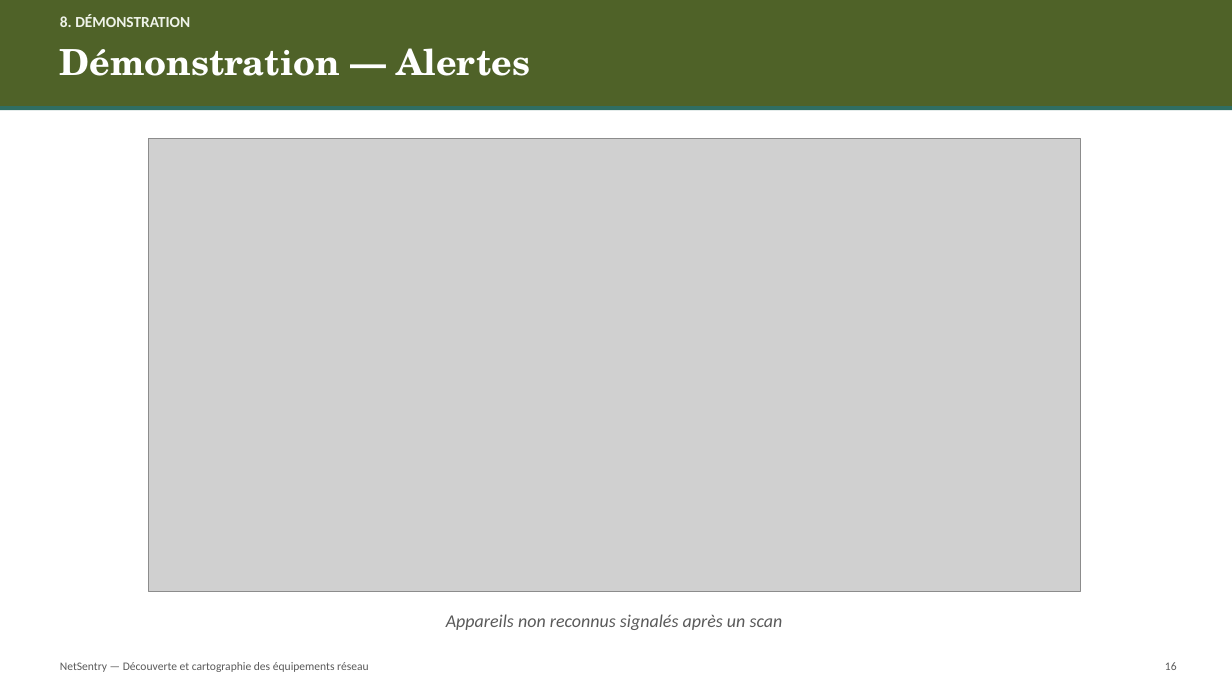
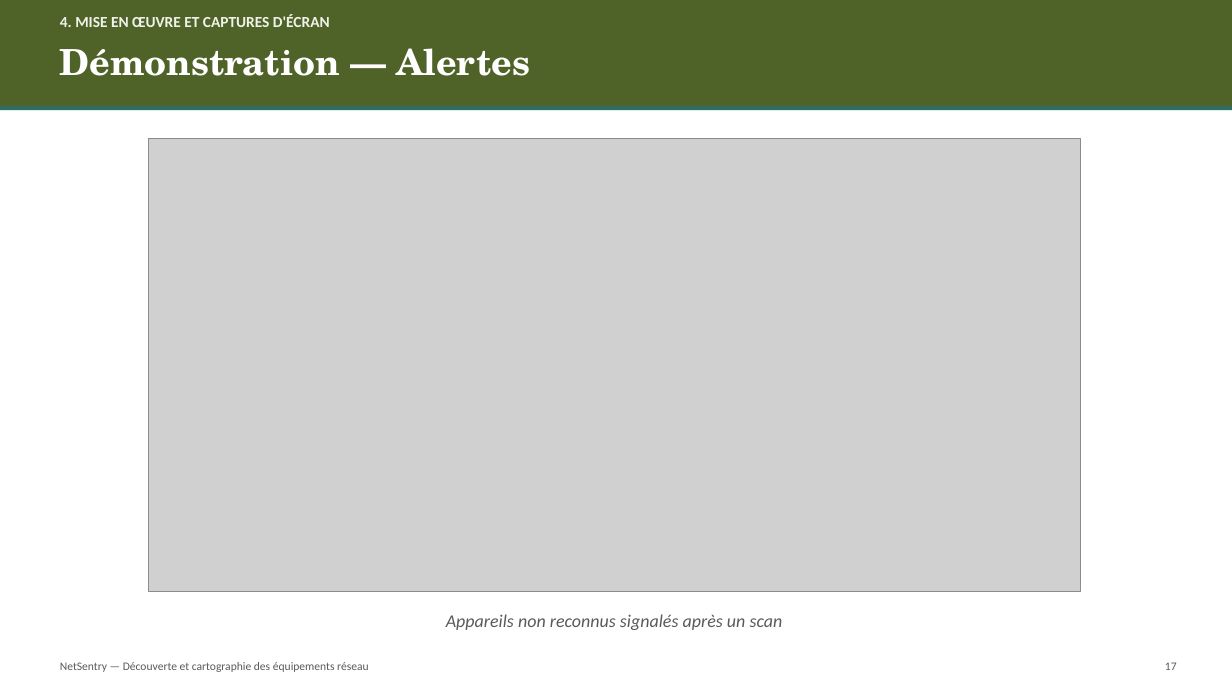
Before and after one commit to Ramiu88/NetSentry, a slide deck: slide 17 of rapport/NetSentry_Presentation.pptx (slide 16 before the commit). Drawn at 1232x693 pixels with LibreOffice and Linux fonts; fonts in the diff are those of the drawing; grey boxes stand for pictures. Boxes give left, top, right and bottom in pixels: in the first picture for what was removed or moved away, otherwise in the second. Text is boxed around its words. In the diff, an @@ line names an element or a change of style, - is before the commit and + after.

```diff
--- a/rapport/NetSentry_Presentation.pptx
+++ b/rapport/NetSentry_Presentation.pptx
@@ text at bbox=[60, 14, 330, 27]: text changed @@
-8. DÉMONSTRATION
+4. MISE EN ŒUVRE ET CAPTURES D'ÉCRAN
@@ text at bbox=[1165, 662, 1177, 670]: text changed @@
-16
+17
```
Also in this commit, not shown: 18 other slides changed, 1 slide added.
